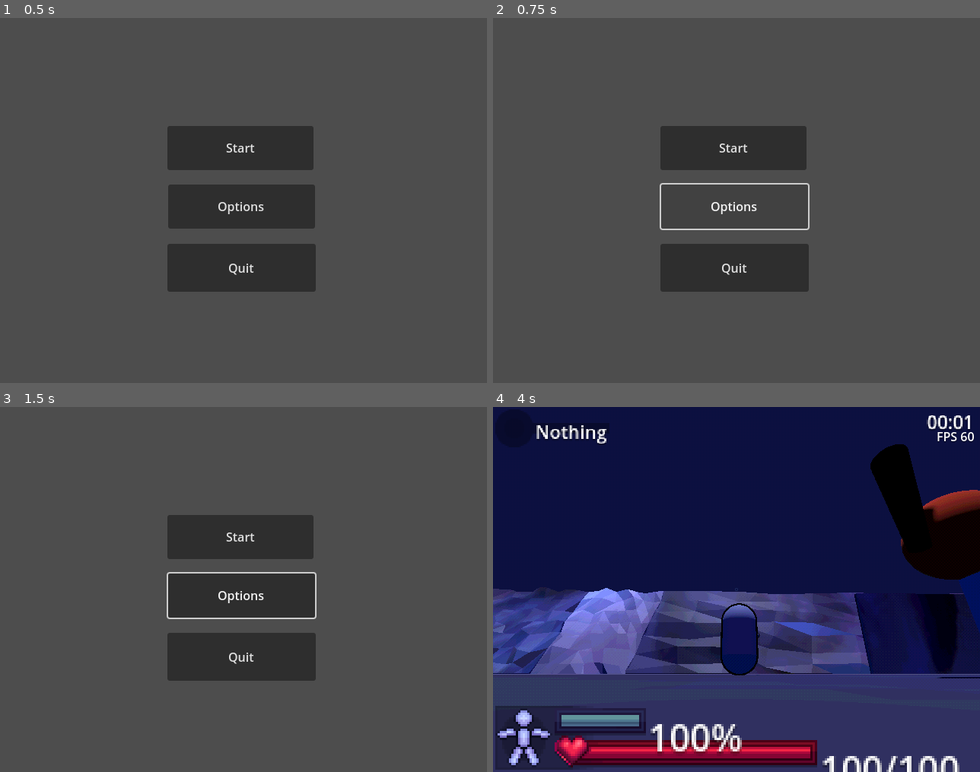
Above: before the commit, frames 1-4 (two rows, left to right).
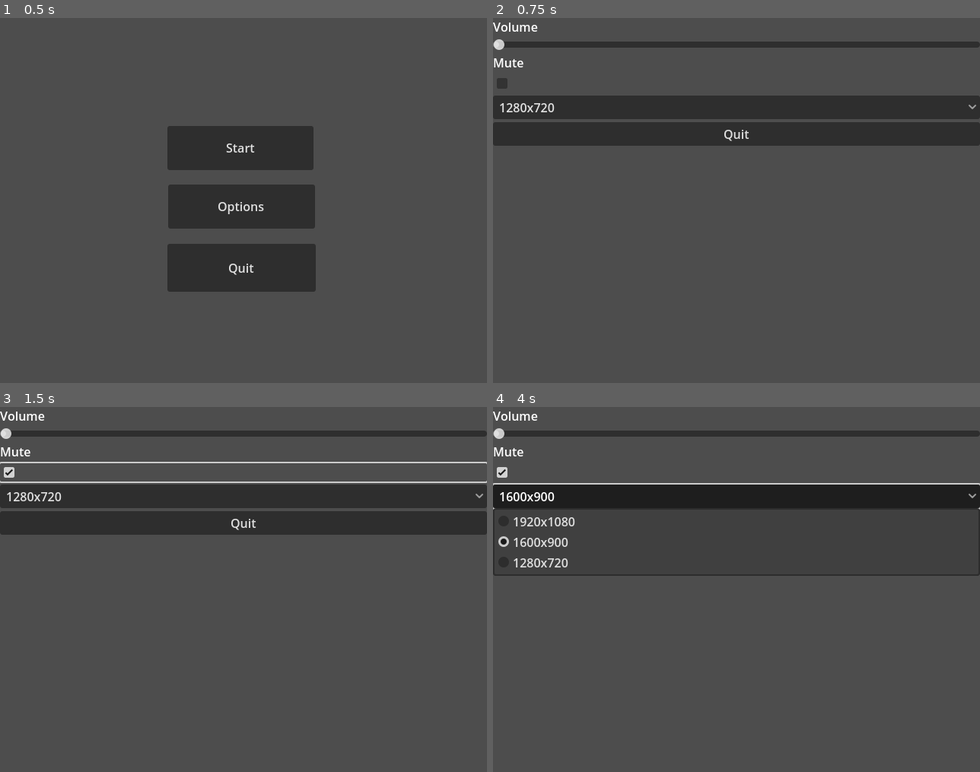
Above: after the commit, the same moments.

Repository: EwamEwam/Yr12GodotEwanOllie
Game: Godot game, scene res://Scenes/Misc/main_menu.tscn
The game is run twice, just before and just after one commit, with the same random seed, the same clock (stepped at 60 frames per second) and the same inputs. This scene is started directly instead of the project's main scene.
Inputs (mouse positions are in pixels of both pictures, inside the frame that each line leads up to):
- Up to frame 1 (0.5 s): no input
- Up to frame 2 (0.75 s): click "Options" at 0.5 s
- Up to frame 3 (1.5 s): click (243, 472) at 1.27 s
- Up to frame 4 (4 s): click (736, 494) at 2 s, where only the run after the commit has a clickable "1280x720"; click (731, 538) at 2.75 s, where only the run before the commit has a clickable "Start"; click (736, 494) at 3.5 s, where only the run after the commit has a clickable "1600x900"

Frame 1 is identical in both runs. In frame 2, 20% of the frame differs, in the area x 0-100%, y 1-75%; in frame 3, 24%; in frame 4, 100%, in the area x 0-100%, y 0-100%.

Commit message:
finished all the screens

Diff:
--- /dev/null
+++ b/dumb-things-in-deep-water/Scenes/Level/level_select.tscn
@@ -0,0 +1,45 @@
+[gd_scene format=3 uid="uid://bhux4xsp0k0o5"]
+
+[node name="level_select" type="Node2D"]
+
+[node name="Control" type="Control" parent="."]
+layout_mode = 3
+anchors_preset = 0
+offset_left = 1.0
+offset_top = 1.0
+offset_right = 641.0
+offset_bottom = 481.0
+
+[node name="1" type="Button" parent="Control"]
+layout_mode = 0
+offset_left = 315.0
+offset_top = 245.0
+offset_right = 413.0
+offset_bottom = 331.0
+scale = Vector2(2.5, 2.5)
+text = "4"
+
+[node name="2" type="Button" parent="Control"]
+layout_mode = 0
+offset_left = 52.0
+offset_top = 21.0
+offset_right = 150.0
+offset_bottom = 106.0
+scale = Vector2(2.5, 2.5)
+text = "1"
+
+[node name="3" type="Button" parent="Control"]
+offset_left = 315.0
+offset_top = 21.0
+offset_right = 413.0
+offset_bottom = 106.0
+scale = Vector2(2.5, 2.5)
+text = "2"
+
+[node name="4" type="Button" parent="Control"]
+offset_left = 52.0
+offset_top = 245.0
+offset_right = 150.0
+offset_bottom = 331.0
+scale = Vector2(2.5, 2.5)
+text = "3"
--- /dev/null
+++ b/dumb-things-in-deep-water/Scenes/Misc/Settings.tscn
@@ -0,0 +1,58 @@
+[gd_scene load_steps=2 format=3 uid="uid://uqrmtevc4w2v"]
+
+[ext_resource type="Script" uid="uid://badfxx8hsi6og" path="res://Scripts/Other/settings.gd" id="1_iq0wd"]
+
+[node name="Settings" type="Control"]
+layout_mode = 3
+anchors_preset = 15
+anchor_right = 1.0
+anchor_bottom = 1.0
+grow_horizontal = 2
+grow_vertical = 2
+script = ExtResource("1_iq0wd")
+
+[node name="MarginContainer" type="MarginContainer" parent="."]
+layout_mode = 1
+anchors_preset = 15
+anchor_right = 1.0
+anchor_bottom = 1.0
+offset_bottom = -3.0
+grow_horizontal = 2
+grow_vertical = 2
+
+[node name="VBoxContainer" type="VBoxContainer" parent="MarginContainer"]
+layout_mode = 2
+
+[node name="Volumetitle" type="Label" parent="MarginContainer/VBoxContainer"]
+layout_mode = 2
+text = "Volume"
+
+[node name="Volume" type="HSlider" parent="MarginContainer/VBoxContainer"]
+layout_mode = 2
+
+[node name="Mutetitle" type="Label" parent="MarginContainer/VBoxContainer"]
+layout_mode = 2
+text = "Mute"
+
+[node name="Mute" type="CheckBox" parent="MarginContainer/VBoxContainer"]
+layout_mode = 2
+
+[node name="Resolution" type="OptionButton" parent="MarginContainer/VBoxContainer"]
+layout_mode = 2
+selected = 2
+item_count = 3
+popup/item_0/text = "1920x1080"
+popup/item_0/id = 0
+popup/item_1/text = "1600x900"
+popup/item_1/id = 1
+popup/item_2/text = "1280x720"
+popup/item_2/id = 2
+
+[node name="Button" type="Button" parent="MarginContainer/VBoxContainer"]
+layout_mode = 2
+text = "Quit"
+
+[connection signal="value_changed" from="MarginContainer/VBoxContainer/Volume" to="." method="_on_volume_value_changed"]
+[connection signal="toggled" from="MarginContainer/VBoxContainer/Mute" to="." method="_on_mute_toggled"]
+[connection signal="item_selected" from="MarginContainer/VBoxContainer/Resolution" to="." method="_on_resolution_item_selected"]
+[connection signal="pressed" from="MarginContainer/VBoxContainer/Button" to="." method="_on_button_pressed"]
--- a/dumb-things-in-deep-water/Scripts/Characters/player.gd
+++ b/dumb-things-in-deep-water/Scripts/Characters/player.gd
@@ -100,8 +100,6 @@
 		pitch += -event.relative.y * Playerstats.sensitivity * Playerstats.screen_factor
 		pitch = clamp(pitch, -60,65)
 
-	if event.is_action_pressed("Escape"):
-		get_tree().quit()
 
 	if event.is_action_pressed("E"):
 		if Playerstats.object_held != null and not movement_state == movement_states.THROWING:
@@ -142,6 +140,11 @@
 	if event.is_action_pressed("Right_Click"):
 		if Playerstats.object_held != null and movement_state != movement_states.THROWING:
 			Playerstats.object_held.get_parent().drop()
+
+	if event.is_action_pressed("Escape"):
+		get_tree().change_scene_to_file("res://Scenes/Misc/Settings.tscn")
+		Input.set_mouse_mode(Input.MOUSE_MODE_VISIBLE)
+
 
 #runs every frame, checks the objects in the player's grab range
 func item_check() -> Object:
--- /dev/null
+++ b/dumb-things-in-deep-water/Scripts/Other/settings.gd
@@ -0,0 +1,30 @@
+extends Control
+
+
+
+func _on_volume_value_changed(value: float) -> void:
+	AudioServer.set_bus_volume_db(0,value)
+
+
+func _on_mute_toggled(toggled_on: bool) -> void:
+	AudioServer.set_bus_volume_db(0,toggled_on)
+
+
+func _on_resolution_item_selected(index: int) -> void:
+	match index:
+		0:
+			DisplayServer.window_set_size(Vector2i(1920,1080))
+		1:
+			DisplayServer.window_set_size(Vector2i(1600,900))
+		2:
+			DisplayServer.window_set_size(Vector2i(1280,720))
+
+
+
+func _on_button_pressed() -> void:
+	get_tree().quit()
+
+func _input(event: InputEvent) -> void:
+	if event.is_action_pressed("Escape") and get_tree().current_scene.scene_file_path == "res://Scenes/Misc/Settings.tscn":
+		get_tree().change_scene_to_file("res://Scenes/Misc/World.tscn")
+		Input.set_mouse_mode(Input.MOUSE_MODE_VISIBLE)
--- a/dumb-things-in-deep-water/Scripts/main_menu.gd
+++ b/dumb-things-in-deep-water/Scripts/main_menu.gd
@@ -5,7 +5,7 @@
 	get_tree().change_scene_to_file("res://Scenes/Level/World.tscn")
 
 func _on_options_pressed() -> void:
-	pass
+	get_tree().change_scene_to_file("res://Scenes/Misc/Settings.tscn")
 
 func _on_quit_pressed() -> void:
 	get_tree().quit()
--- a/dumb-things-in-deep-water/Settings.tscn
+++ /dev/null
@@ -1,23 +0,0 @@
-[gd_scene format=3 uid="uid://uqrmtevc4w2v"]
-
-[node name="Settings" type="Control"]
-layout_mode = 3
-anchors_preset = 15
-anchor_right = 1.0
-anchor_bottom = 1.0
-grow_horizontal = 2
-grow_vertical = 2
-
-[node name="MarginContainer" type="MarginContainer" parent="."]
-layout_mode = 1
-anchors_preset = 15
-anchor_right = 1.0
-anchor_bottom = 1.0
-grow_horizontal = 2
-grow_vertical = 2
-
-[node name="VBoxContainer" type="VBoxContainer" parent="MarginContainer"]
-layout_mode = 2
-
-[node name="HSlider" type="HSlider" parent="MarginContainer/VBoxContainer"]
-layout_mode = 2
--- a/dumb-things-in-deep-water/project.godot
+++ b/dumb-things-in-deep-water/project.godot
@@ -25,6 +25,7 @@
 window/size/viewport_height=480
 window/size/mode=3
 window/stretch/mode="viewport"
+window/stretch/aspect="expand"
 
 [editor_plugins]
 
Renamed: dumb-things-in-deep-water/Scenes/Level/World.tscn -> dumb-things-in-deep-water/Scenes/Misc/World.tscn
Not shown, added: dumb-things-in-deep-water/Scripts/Other/settings.gd.uid
